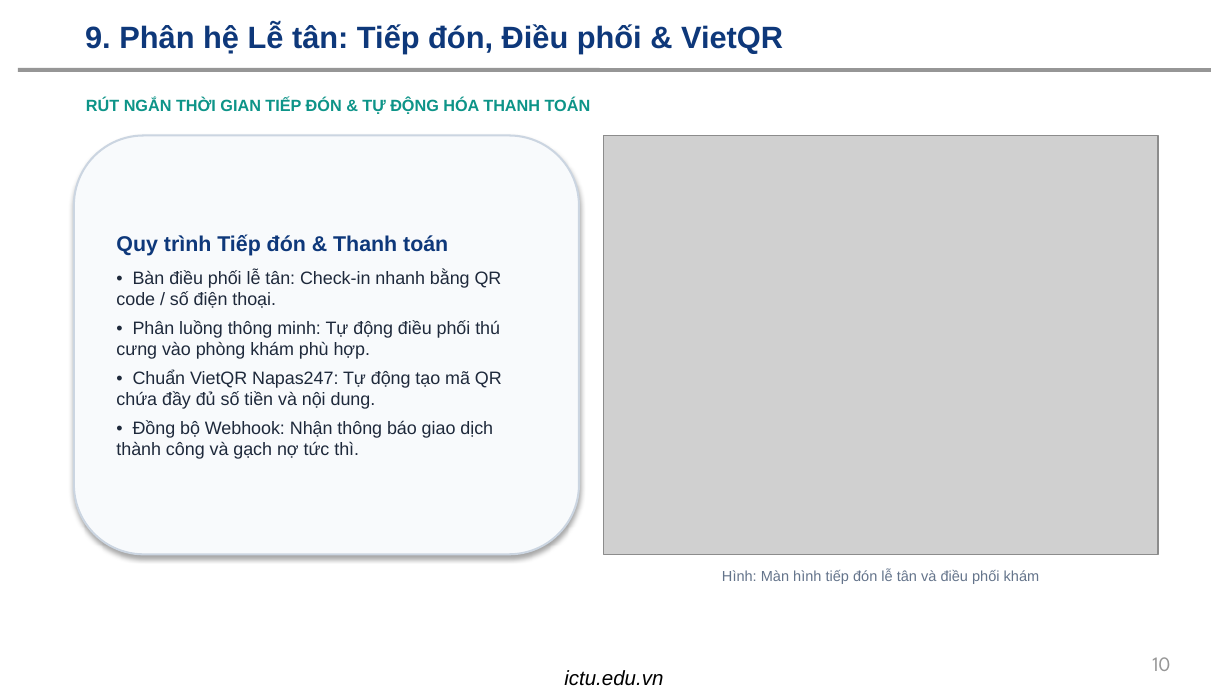
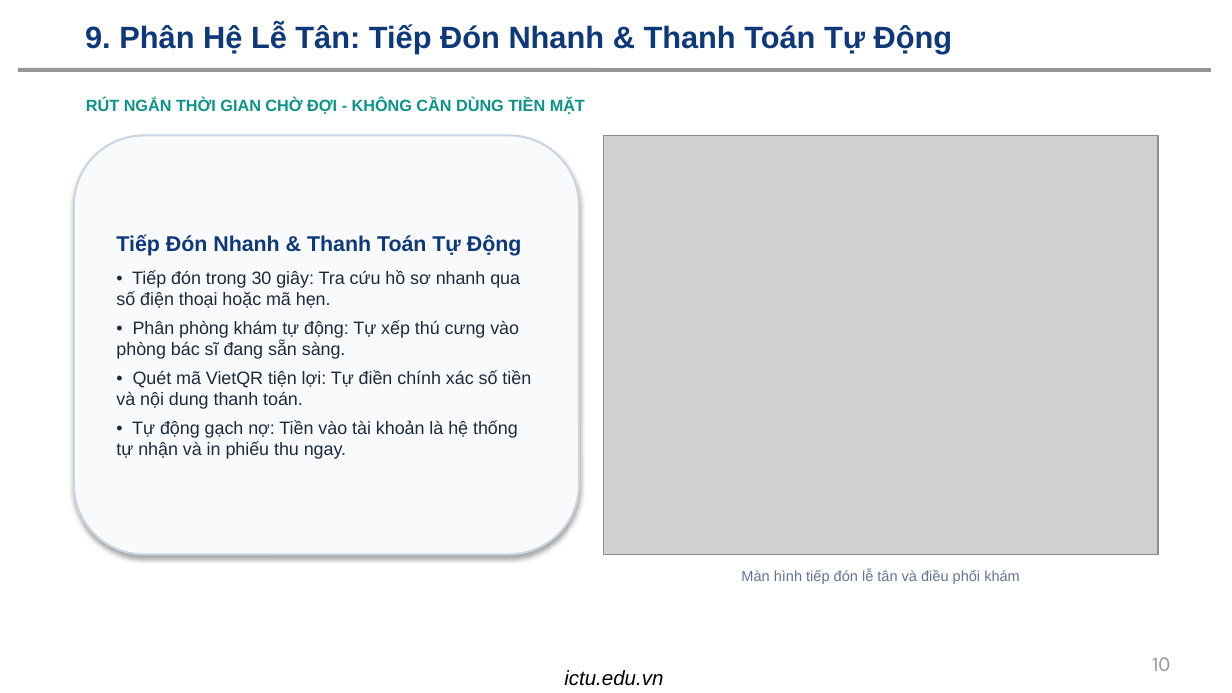
Before and after one commit to dtc245200209-lang/HE-THONG-QUAN-LY-THU-CUNG-VA-LICH-CHAM-SOC-CO-TICH-HOP-AI, a slide deck: slide 10 of BAO_CAO_THUYET_TRINH_PETCARE_AI.pptx. Drawn at 1232x693 pixels with LibreOffice and Linux fonts; fonts in the diff are those of the drawing; grey boxes stand for pictures; background and template pictures are left out. Boxes give left, top, right and bottom in pixels: in the first picture for what was removed or moved away, otherwise in the second. Text is boxed around its words. In the diff, an @@ line names an element or a change of style, - is before the commit and + after.

Commit message:
docs: Don gian hoa noi dung slide thuyet trinh, loai bo thuat toan phuc tap

```diff
--- a/BAO_CAO_THUYET_TRINH_PETCARE_AI.pptx
+++ b/BAO_CAO_THUYET_TRINH_PETCARE_AI.pptx
@@ title at bbox=[85, 23, 953, 53]: text changed @@
-9. Phân hệ Lễ tân: Tiếp đón, Điều phối & VietQR
+9. Phân Hệ Lễ Tân: Tiếp Đón Nhanh & Thanh Toán Tự Động
@@ text at bbox=[86, 97, 585, 114]: text changed @@
-RÚT NGẮN THỜI GIAN TIẾP ĐÓN & TỰ ĐỘNG HÓA THANH TOÁN
+RÚT NGẮN THỜI GIAN CHỜ ĐỢI - KHÔNG CẦN DÙNG TIỀN MẶT
@@ text in rounded rectangle at bbox=[116, 235, 531, 459]: text changed @@
-Quy trình Tiếp đón & Thanh toán
-• Bàn điều phối lễ tân: Check-in nhanh bằng QR code / số điện thoại.
-• Phân luồng thông minh: Tự động điều phối thú cưng vào phòng khám phù hợp.
-• Chuẩn VietQR Napas247: Tự động tạo mã QR chứa đầy đủ số tiền và nội dung.
-• Đồng bộ Webhook: Nhận thông báo giao dịch thành công và gạch nợ tức thì.
+Tiếp Đón Nhanh & Thanh Toán Tự Động
+• Tiếp đón trong 30 giây: Tra cứu hồ sơ nhanh qua số điện thoại hoặc mã hẹn.
+• Phân phòng khám tự động: Tự xếp thú cưng vào phòng bác sĩ đang sẵn sàng.
+• Quét mã VietQR tiện lợi: Tự điền chính xác số tiền và nội dung thanh toán.
+• Tự động gạch nợ: Tiền vào tài khoản là hệ thống tự nhận và in phiếu thu ngay.
@@ text at bbox=[741, 569, 1020, 584]: text changed @@
-Hình: Màn hình tiếp đón lễ tân và điều phối khám
+Màn hình tiếp đón lễ tân và điều phối khám
```
Also in this commit, not shown: 13 other slides changed, 2 other files.
